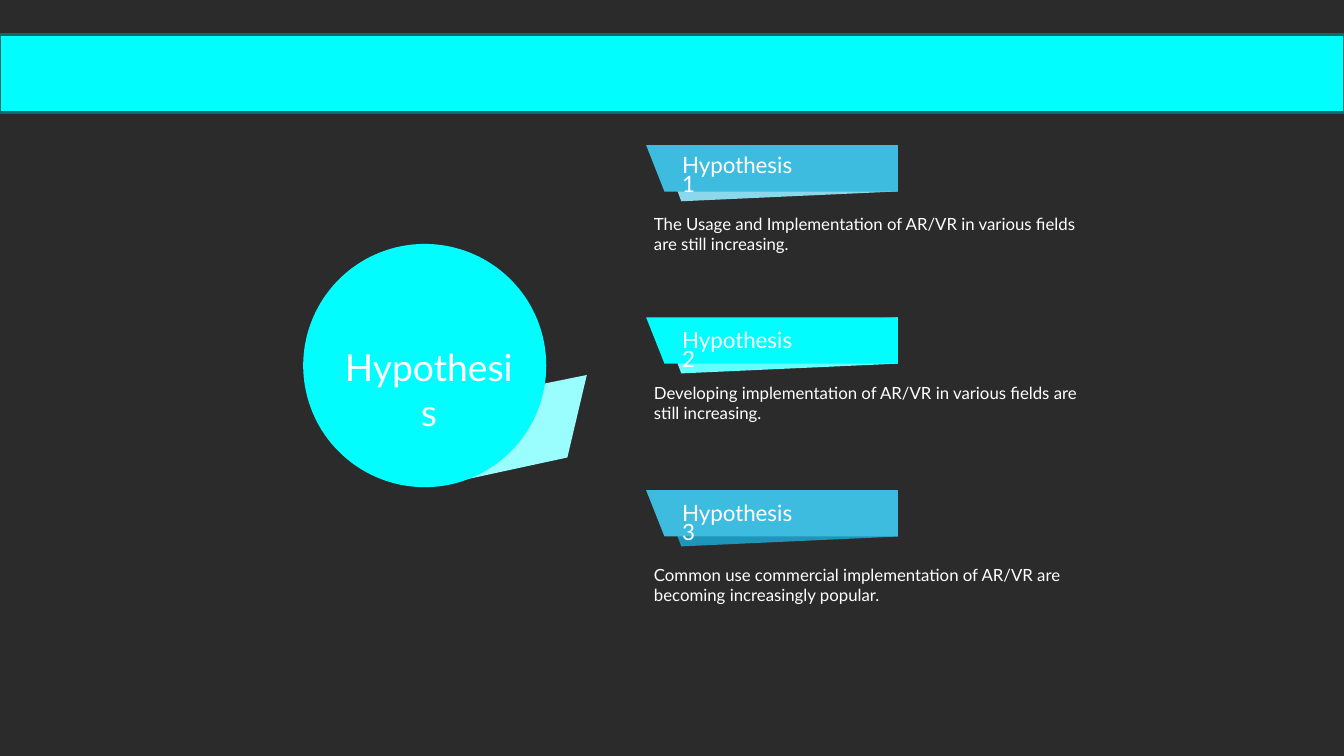
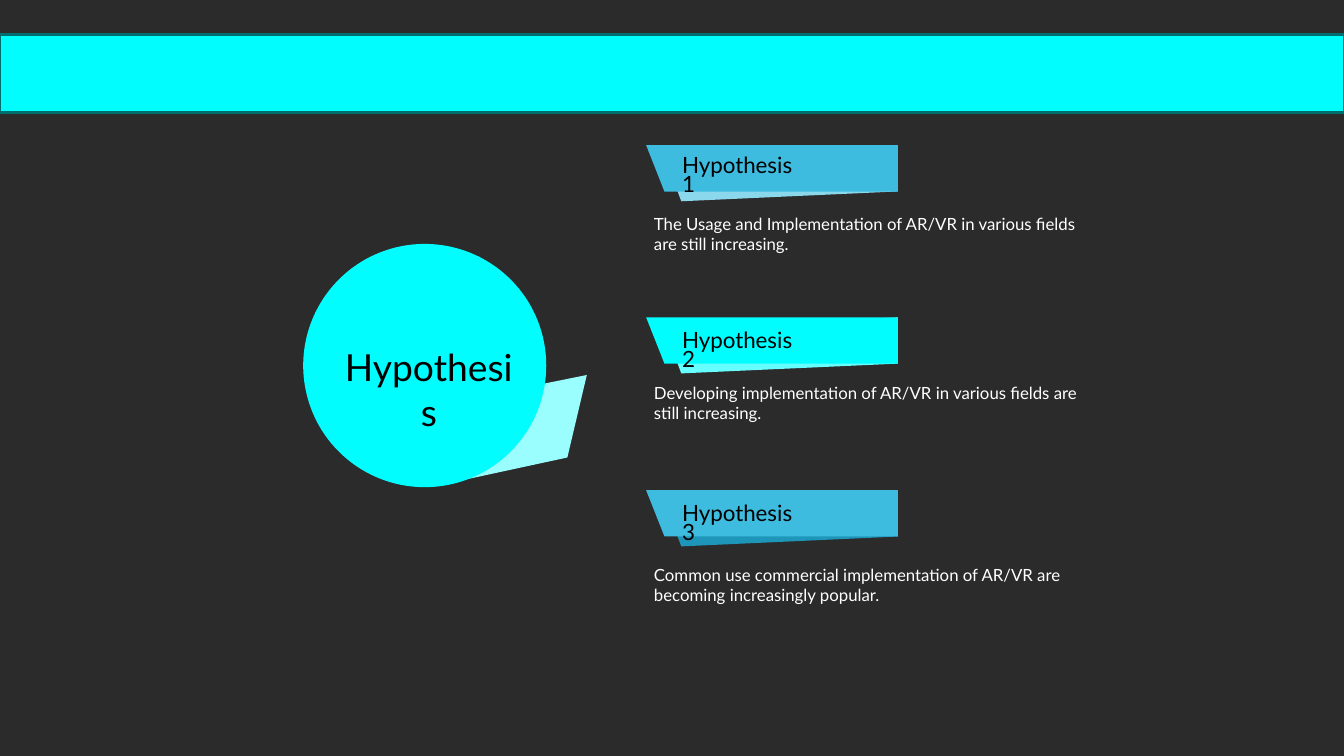
Before and after one commit to Dibya-Bharat/Major_project, a slide deck: slide 4 of Report/Research Paper PPT2.pptx. Drawn at 1344x756 pixels with LibreOffice and Linux fonts; fonts in the diff are those of the drawing; background and template pictures are left out; a plain dark background stands for a picture behind light text. Boxes give left, top, right and bottom in pixels: in the first picture for what was removed or moved away, otherwise in the second. Text is boxed around its words. In the diff, an @@ line names an element or a change of style, - is before the commit and + after.

```diff
--- a/Report/Research Paper PPT2.pptx
+++ b/Report/Research Paper PPT2.pptx
@@ text colour #FFFFFF to #000000 in 4 elements at (332, 340, 525, 395), (682, 156, 792, 197), (682, 331, 792, 372), (682, 504, 792, 540) @@
```
Also in this commit, not shown: 6 other slides changed, 3 slides added.
